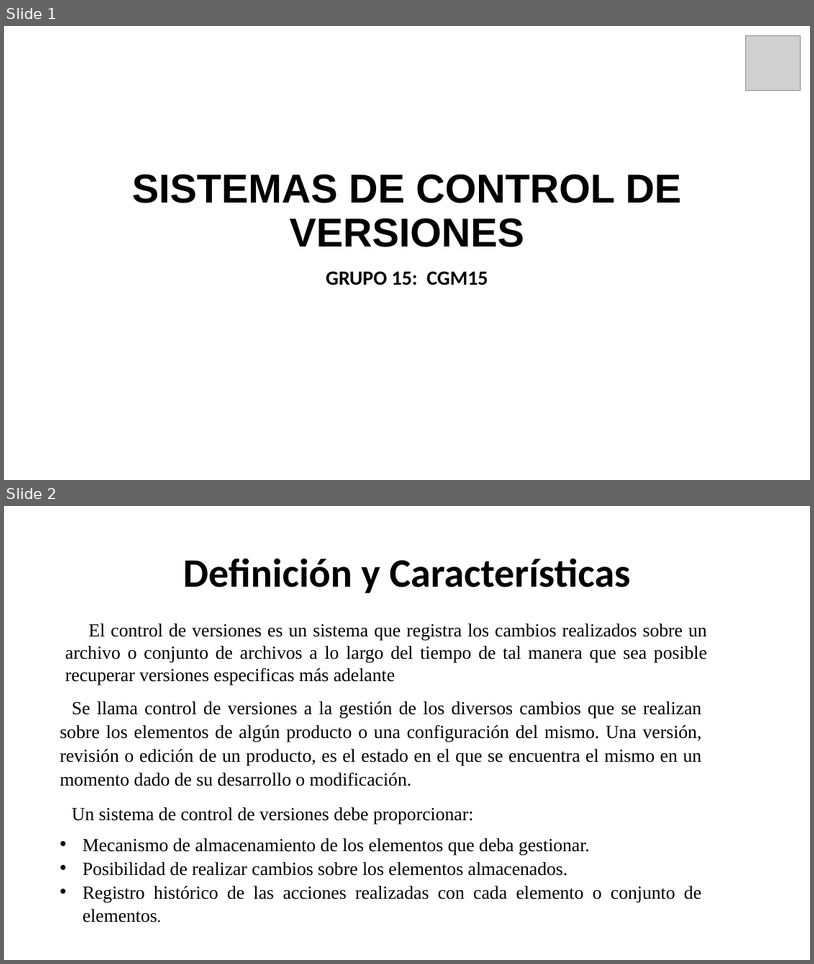
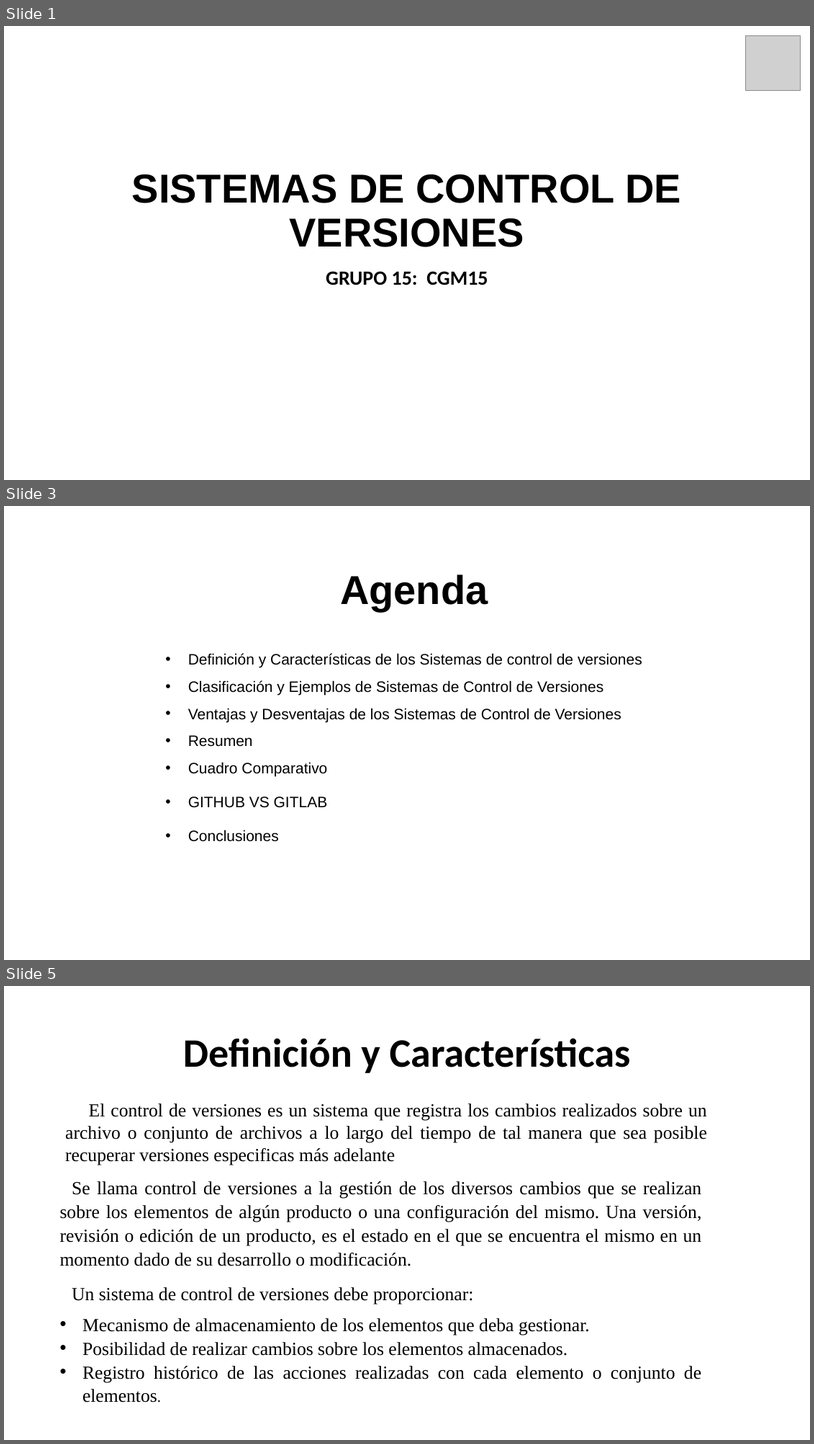
Before and after one commit to gs02009/TOO115, a slide deck: PRESENTACIÓN SISTEMAS DE CONTROL DE VERSIONES.pptx. Shown one above the other, each under a label of ours: slides 1 and 2 before the commit, slides 1, 3 and 5 after it; the slides between them are not shown. The pictures are 814x964 and 814x1444 pixels, drawn with LibreOffice and Linux fonts; fonts in the diff are those of the drawing; grey boxes stand for pictures; background and template pictures are left out. Boxes give left, top, right and bottom in pixels: in the first picture for what was removed or moved away, otherwise in the second. Text is boxed around its words. In the diff, an @@ line names an element or a change of style, - is before the commit and + after.

Commit message:
Se Agrego Agenda a Presentación
Agenda, Conclusiones

```diff
--- a/PRESENTACIÓN SISTEMAS DE CONTROL DE VERSIONES.pptx
+++ b/PRESENTACIÓN SISTEMAS DE CONTROL DE VERSIONES.pptx
@@ slide 3 added at [4,506,810,960], background picture (left out) @@
@@ text added at [340,574,488,611], 48 pt, text #000000, bold @@
+Agenda
@@ text added at [188,653,643,842], 18 pt, text #000000 @@
+• Definición y Características de los Sistemas de control de versiones
+• Clasificación y Ejemplos de Sistemas de Control de Versiones
+• Ventajas y Desventajas de los Sistemas de Control de Versiones
+• Resumen
+• Cuadro Comparativo
+• GITHUB VS GITLAB
+• Conclusiones
@@ what was slide 2 is now slide 5 @@
```
Also in this commit, not shown: 1 slide changed, 9 other slides added.
